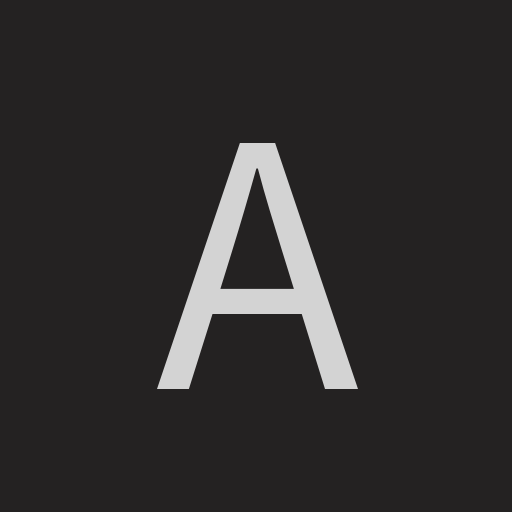
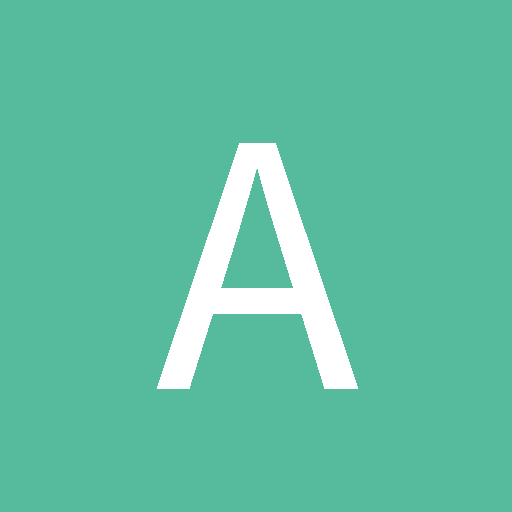
Layer changes from the first 512 × 512 image to the second:
painted on "A" over <box>157,143,358,389</box>
painted on "Background" over <box>0,0,512,512</box>
